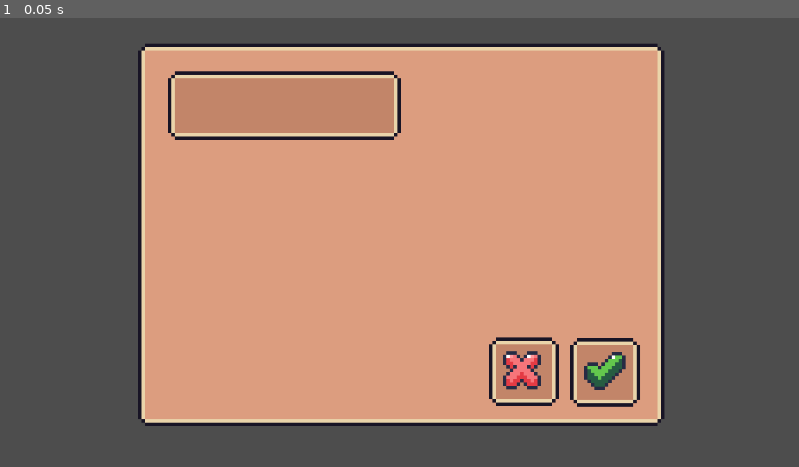
Above: before the commit, frame 1.
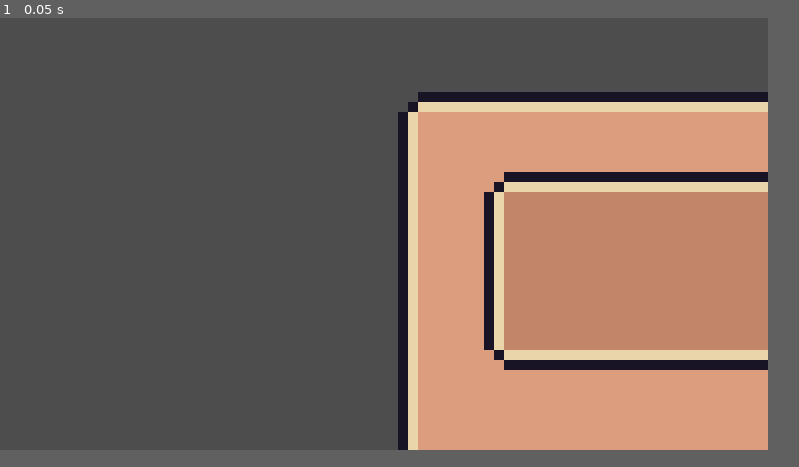
Above: after the commit, the same moment.

Repository: Mikihero/cozy-cat-resort
Game: Godot game, scene res://Scenes/examples/rects.tscn
Two runs of this game, one before a commit and one after it. Both use one fixed random seed, a clock stepped at 60 frames per second and the inputs below.
Inputs:
- Up to frame 1 (0.05 s): no input
In our replay, the window is 799x449 before the commit and 768x432 after it. These sizes can differ from the game's own. Grey fills any space a smaller window leaves; there, only what the larger window draws over its background counts as a difference.

The runs differ from the first frame. In frame 1, 58% of the frame differs, in the area x 17-97%, y 5-97%.

Commit message:
Konfiguracja na Androida

Diff:
--- a/project.godot
+++ b/project.godot
@@ -19,6 +19,14 @@
 
 Globals="*res://Scripts/globals.gd"
 
+[display]
+
+window/size/viewport_width=384
+window/size/viewport_height=216
+window/stretch/mode="viewport"
+window/stretch/aspect="expand"
+window/stretch/scale_mode="integer"
+
 [gui]
 
 theme/custom_font="uid://bshut8qxqe6ct"
Not shown, added: export_presets.cfg
